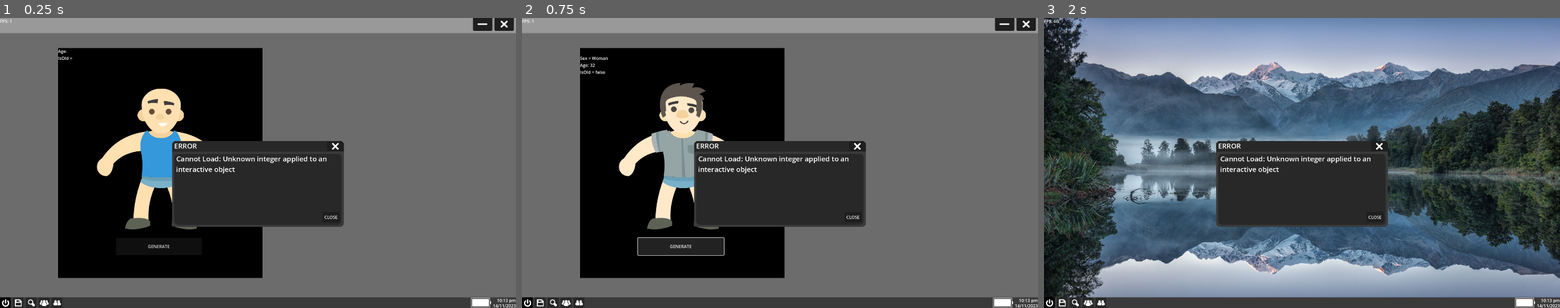
Above: before the commit, frames 1-3 (left to right).
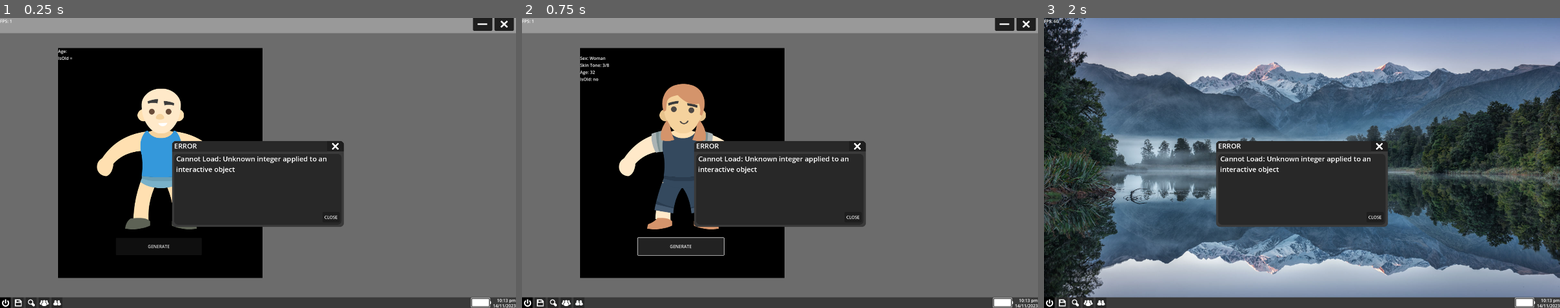
Above: after the commit, the same moments.

Repository: TheSteelCrow/SteelOS
Game: Godot game, scene res://Scenes/main_ui.tscn
Two runs of this game, one before a commit and one after it. Both use one fixed random seed, a clock stepped at 60 frames per second and the inputs below.
Inputs (mouse positions are in pixels of both pictures, inside the frame that each line leads up to):
- Up to frame 1 (0.25 s): no input
- Up to frame 2 (0.75 s): click "GENERATE" at 0.5 s
- Up to frame 3 (2 s): click (1529, 23) at 1.25 s

The runs differ from the first frame. In frame 1, less than 0.1% of the frame differs, in the area x 28-33%, y 31-33%; in frame 2, 3.1%, in the area x 11-39%, y 13-73%; in frame 3, nothing differs.

Commit message:
17 07 24 - part 2
brought character renderer into acceptable state but it needs more work

Diff:
--- a/Prefabs/new_character_renderer.tscn
+++ b/Prefabs/new_character_renderer.tscn
@@ -549,13 +549,13 @@
 animations = [{
 "frames": [{
 "duration": 1.0,
+"texture": ExtResource("54_2va1d")
+}, {
+"duration": 1.0,
 "texture": ExtResource("52_7stxn")
 }, {
 "duration": 1.0,
 "texture": ExtResource("53_m8tn5")
-}, {
-"duration": 1.0,
-"texture": ExtResource("54_2va1d")
 }, {
 "duration": 1.0,
 "texture": ExtResource("55_hprvp")
@@ -665,40 +665,40 @@
 animations = [{
 "frames": [{
 "duration": 1.0,
+"texture": ExtResource("81_oxf8q")
+}, {
+"duration": 1.0,
+"texture": ExtResource("82_ca31i")
+}, {
+"duration": 1.0,
+"texture": ExtResource("83_ctku7")
+}, {
+"duration": 1.0,
+"texture": ExtResource("84_782gt")
+}, {
+"duration": 1.0,
+"texture": ExtResource("85_4ww0i")
+}, {
+"duration": 1.0,
+"texture": ExtResource("86_cpckf")
+}, {
+"duration": 1.0,
+"texture": ExtResource("87_cep4k")
+}, {
+"duration": 1.0,
+"texture": ExtResource("88_q0eyo")
+}, {
+"duration": 1.0,
+"texture": ExtResource("89_qmxt6")
+}, {
+"duration": 1.0,
+"texture": ExtResource("90_k8k2j")
+}, {
+"duration": 1.0,
+"texture": ExtResource("91_or5as")
+}, {
+"duration": 1.0,
 "texture": ExtResource("80_lt0nl")
-}, {
-"duration": 1.0,
-"texture": ExtResource("81_oxf8q")
-}, {
-"duration": 1.0,
-"texture": ExtResource("82_ca31i")
-}, {
-"duration": 1.0,
-"texture": ExtResource("83_ctku7")
-}, {
-"duration": 1.0,
-"texture": ExtResource("84_782gt")
-}, {
-"duration": 1.0,
-"texture": ExtResource("85_4ww0i")
-}, {
-"duration": 1.0,
-"texture": ExtResource("86_cpckf")
-}, {
-"duration": 1.0,
-"texture": ExtResource("87_cep4k")
-}, {
-"duration": 1.0,
-"texture": ExtResource("88_q0eyo")
-}, {
-"duration": 1.0,
-"texture": ExtResource("89_qmxt6")
-}, {
-"duration": 1.0,
-"texture": ExtResource("90_k8k2j")
-}, {
-"duration": 1.0,
-"texture": ExtResource("91_or5as")
 }],
 "loop": true,
 "name": &"PantsLong",
@@ -709,40 +709,40 @@
 animations = [{
 "frames": [{
 "duration": 1.0,
+"texture": ExtResource("93_5h2k7")
+}, {
+"duration": 1.0,
+"texture": ExtResource("94_26jdx")
+}, {
+"duration": 1.0,
+"texture": ExtResource("95_ptrdu")
+}, {
+"duration": 1.0,
+"texture": ExtResource("96_dgcqr")
+}, {
+"duration": 1.0,
+"texture": ExtResource("97_65kqe")
+}, {
+"duration": 1.0,
+"texture": ExtResource("98_afliy")
+}, {
+"duration": 1.0,
+"texture": ExtResource("99_yctku")
+}, {
+"duration": 1.0,
+"texture": ExtResource("100_icj3p")
+}, {
+"duration": 1.0,
+"texture": ExtResource("101_5ivhh")
+}, {
+"duration": 1.0,
+"texture": ExtResource("102_4kl3i")
+}, {
+"duration": 1.0,
+"texture": ExtResource("103_uxwny")
+}, {
+"duration": 1.0,
 "texture": ExtResource("92_8mrh1")
-}, {
-"duration": 1.0,
-"texture": ExtResource("93_5h2k7")
-}, {
-"duration": 1.0,
-"texture": ExtResource("94_26jdx")
-}, {
-"duration": 1.0,
-"texture": ExtResource("95_ptrdu")
-}, {
-"duration": 1.0,
-"texture": ExtResource("96_dgcqr")
-}, {
-"duration": 1.0,
-"texture": ExtResource("97_65kqe")
-}, {
-"duration": 1.0,
-"texture": ExtResource("98_afliy")
-}, {
-"duration": 1.0,
-"texture": ExtResource("99_yctku")
-}, {
-"duration": 1.0,
-"texture": ExtResource("100_icj3p")
-}, {
-"duration": 1.0,
-"texture": ExtResource("101_5ivhh")
-}, {
-"duration": 1.0,
-"texture": ExtResource("102_4kl3i")
-}, {
-"duration": 1.0,
-"texture": ExtResource("103_uxwny")
 }],
 "loop": true,
 "name": &"PantsMedium",
@@ -753,40 +753,40 @@
 animations = [{
 "frames": [{
 "duration": 1.0,
+"texture": ExtResource("105_faxeu")
+}, {
+"duration": 1.0,
+"texture": ExtResource("106_i6lqk")
+}, {
+"duration": 1.0,
+"texture": ExtResource("107_p2ilq")
+}, {
+"duration": 1.0,
+"texture": ExtResource("108_cpts4")
+}, {
+"duration": 1.0,
+"texture": ExtResource("109_gloxl")
+}, {
+"duration": 1.0,
+"texture": ExtResource("110_50m2h")
+}, {
+"duration": 1.0,
+"texture": ExtResource("111_3l5b8")
+}, {
+"duration": 1.0,
+"texture": ExtResource("112_fyo77")
+}, {
+"duration": 1.0,
+"texture": ExtResource("113_li62j")
+}, {
+"duration": 1.0,
+"texture": ExtResource("114_2yv80")
+}, {
+"duration": 1.0,
+"texture": ExtResource("115_ah5oq")
+}, {
+"duration": 1.0,
 "texture": ExtResource("104_7jj31")
-}, {
-"duration": 1.0,
-"texture": ExtResource("105_faxeu")
-}, {
-"duration": 1.0,
-"texture": ExtResource("106_i6lqk")
-}, {
-"duration": 1.0,
-"texture": ExtResource("107_p2ilq")
-}, {
-"duration": 1.0,
-"texture": ExtResource("108_cpts4")
-}, {
-"duration": 1.0,
-"texture": ExtResource("109_gloxl")
-}, {
-"duration": 1.0,
-"texture": ExtResource("110_50m2h")
-}, {
-"duration": 1.0,
-"texture": ExtResource("111_3l5b8")
-}, {
-"duration": 1.0,
-"texture": ExtResource("112_fyo77")
-}, {
-"duration": 1.0,
-"texture": ExtResource("113_li62j")
-}, {
-"duration": 1.0,
-"texture": ExtResource("114_2yv80")
-}, {
-"duration": 1.0,
-"texture": ExtResource("115_ah5oq")
 }],
 "loop": true,
 "name": &"PantsShort",
@@ -1669,6 +1669,24 @@
 "texture": ExtResource("339_y3ve7")
 }, {
 "duration": 1.0,
+"texture": ExtResource("346_urlng")
+}, {
+"duration": 1.0,
+"texture": ExtResource("347_vlvlq")
+}, {
+"duration": 1.0,
+"texture": ExtResource("348_65564")
+}, {
+"duration": 1.0,
+"texture": ExtResource("349_uuyp2")
+}, {
+"duration": 1.0,
+"texture": ExtResource("350_pdslc")
+}, {
+"duration": 1.0,
+"texture": ExtResource("351_hccpl")
+}, {
+"duration": 1.0,
 "texture": ExtResource("340_v11od")
 }, {
 "duration": 1.0,
@@ -1685,24 +1703,6 @@
 }, {
 "duration": 1.0,
 "texture": ExtResource("345_p7rq2")
-}, {
-"duration": 1.0,
-"texture": ExtResource("346_urlng")
-}, {
-"duration": 1.0,
-"texture": ExtResource("347_vlvlq")
-}, {
-"duration": 1.0,
-"texture": ExtResource("348_65564")
-}, {
-"duration": 1.0,
-"texture": ExtResource("349_uuyp2")
-}, {
-"duration": 1.0,
-"texture": ExtResource("350_pdslc")
-}, {
-"duration": 1.0,
-"texture": ExtResource("351_hccpl")
 }, {
 "duration": 1.0,
 "texture": ExtResource("352_dabkf")
@@ -1870,7 +1870,7 @@
 
 [node name="ShirtMediumRight" type="AnimatedSprite2D" parent="."]
 visible = false
-position = Vector2(481, 355)
+position = Vector2(489, 354)
 sprite_frames = SubResource("SpriteFrames_y28qb")
 animation = &"ShirtMedium"
 
--- a/Scripts/character_renderer.gd
+++ b/Scripts/character_renderer.gd
@@ -23,16 +23,17 @@
 	elif(SexBinary == 1):
 		SexName = "Woman"
 
-	Info.text += "\nSex = " + SexName
+	Info.text += "\nSex: " + SexName
 
 	for BodyPart in get_children():
-		if(BodyPart.name.contains("Shirt")):
+		if(BodyPart.name.contains("Shirt") or BodyPart.name.contains("Hair") or BodyPart.name.contains("Pant")):
 			BodyPart.hide()
 
 	#Choose Face
 	get_node("Face").frame = randi() % 4
 	#Choose Skin Tone
 	var SkinTone = randi() % 8
+	Info.text += "\nSkin Tone: " + str(SkinTone+1) + "/" + "8"
 	get_node("Head").frame = SkinTone
 	get_node("Neck").frame = SkinTone
 	get_node("ArmLeft").frame = SkinTone
@@ -66,27 +67,83 @@
 	RightSleeve.frame = ShirtColour
 	# ^ This stuff aint workin cuz I removed the breast ones fix that pls, im too tired
 
+	#Pants
+
+	random.randomize()
+	var PantsColour = random.randi_range(0, 11)
+	random.randomize()
+	var PantsType = random.randi_range(0, 2)
+	random.randomize()
+	var StripType = random.randi_range(0, 3)
+	var PantsTypeName
+
+	var LeftPant
+	var RightPant
+
+	if(PantsType == 0):
+		PantsTypeName = "Short"
+	elif(PantsType == 1):
+		PantsTypeName = "Medium"
+	elif(PantsType == 2):
+		PantsTypeName = "Long"
+
+	LeftPant = get_node("Pants" + PantsTypeName + "Left")
+	RightPant = get_node("Pants" + PantsTypeName + "Right")
+
+	LeftPant.show()
+	RightPant.show()
+
+	LeftPant.frame = PantsColour
+	RightPant.frame = PantsColour
+
+	var PantsMiddle = get_node("PantsMiddle")
+	PantsMiddle.show()
+
+	PantsMiddle.frame = StripType  + (4 * PantsColour)
+
+	#Shirt Middle
+
 	var ShirtMiddle = get_node("ShirtMiddleMan")
 	ShirtMiddle.show()
 	ShirtMiddle.frame = (randi() % 8) + (8 * ShirtColour)
 
 	Info.text += "\nAge: " + str(Age)
 	var Old
-
-	var Hair = get_node("HairMan")
-
-	Hair.hide()
+	var Hair
 
 	print(Age)
 	if(Age >= 50):
+
+		Old = true
+		Info.text += "\nIsOld: yes"
+		random.randomize()
+
+		if(SexName == "Man"):
+			Hair = get_node("HairMan")
+			Hair.frame = random.randi_range(49, 63)
+		elif(SexName == "Woman"):
+			Hair = get_node("HairWoman")
+			Hair.frame = random.randi_range(30, 47)
+
 		Hair.show()
-		Old = true
-		Info.text += "\nIsOld = true"
+	elif(Age < 50):
+
+		Old = false
+		Info.text += "\nIsOld: no"
 		random.randomize()
-		Hair.frame = random.randi_range(49, 63)
-	else:
+
+		if(SexName == "Man"):
+			Hair = get_node("HairMan")
+			Hair.frame = random.randi_range(0, 48)
+		elif(SexName == "Woman"):
+			Hair = get_node("HairWoman")
+			Hair.frame = random.randi_range(0, 29)
+
 		Hair.show()
-		Old = false
-		Info.text += "\nIsOld = false"
-		random.randomize()
-		Hair.frame = random.randi_range(0, 48)
+
+	var ShoeLeft = get_node("ShoeLeft")
+	var ShoeRight = get_node("ShoeRight")
+	random.randomize()
+	var ShoeColour = random.randi_range(0, 34)
+	ShoeLeft.frame = ShoeColour
+	ShoeRight.frame = ShoeColour
